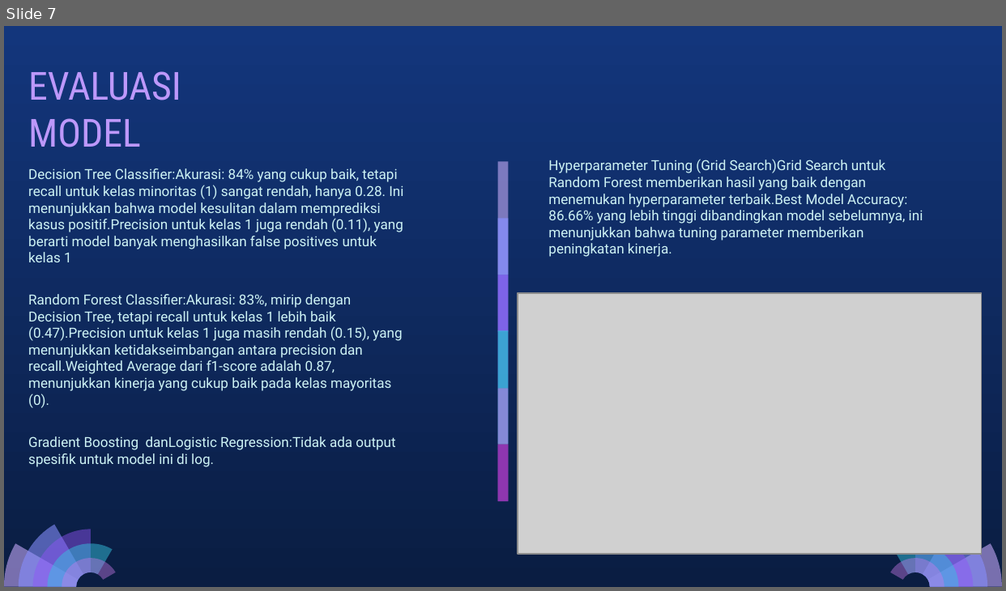
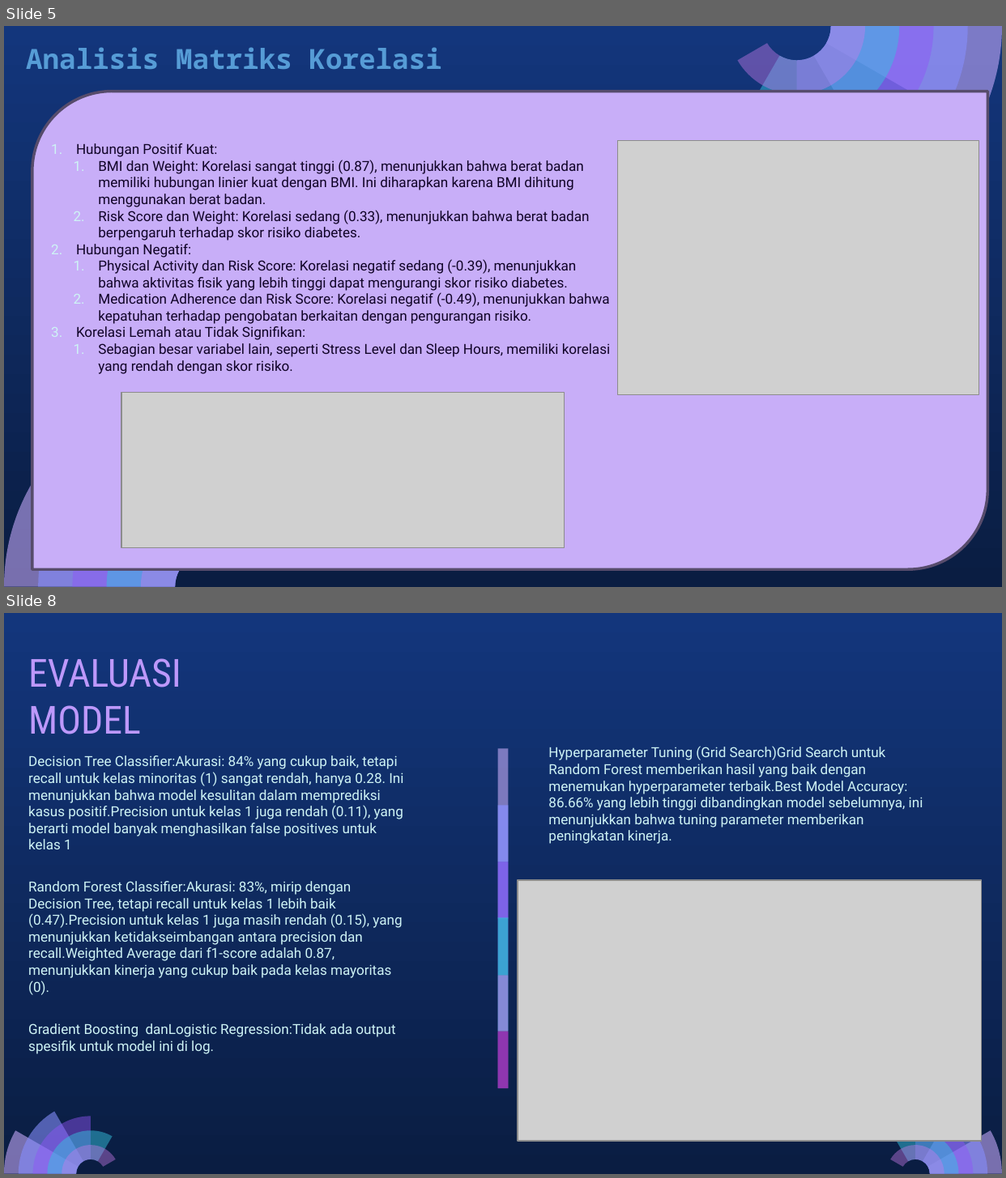
Before and after one commit to penoFahmi/Diabetes-Prediction, a slide deck: Diabetes Prediction.pptx. Shown one above the other, each under a label of ours: slide 7 before the commit, slides 5 and 8 after it; the slides between them are not shown. The pictures are 1006x591 and 1006x1178 pixels, drawn with LibreOffice and Linux fonts; fonts in the diff are those of the drawing; grey boxes stand for pictures. Boxes give left, top, right and bottom in pixels: in the first picture for what was removed or moved away, otherwise in the second. Text is boxed around its words. In the diff, an @@ line names an element or a change of style, - is before the commit and + after.

```diff
--- a/Diabetes Prediction.pptx
+++ b/Diabetes Prediction.pptx
@@ slide 5 added at [4,26,1002,587], background gradient #13367C to #0A1D42 @@
@@ text added at [26,47,442,69], 20 pt, text #569CD6, bold @@
+Analisis Matriks Korelasi
@@ group added at [738,26,1002,173]: 5 freeform shapes @@
@@ round diag rect added at [32,91,987,569], fill #C8AEF8, outline #584C6D 2 pt @@
@@ text added at [76,143,610,374], 10 pt, text #100327 @@
+1. Hubungan Positif Kuat:
+  1. BMI dan Weight: Korelasi sangat tinggi (0.87), menunjukkan bahwa berat badan memiliki hubungan linier kuat dengan BMI. Ini diharapkan karena BMI dihitung menggunakan berat badan.
+  2. Risk Score dan Weight: Korelasi sedang (0.33), menunjukkan bahwa berat badan berpengaruh terhadap skor risiko diabetes.
+2. Hubungan Negatif:
+  1. Physical Activity dan Risk Score: Korelasi negatif sedang (-0.39), menunjukkan bahwa aktivitas fisik yang lebih tinggi dapat mengurangi skor risiko diabetes.
+  2. Medication Adherence dan Risk Score: Korelasi negatif (-0.49), menunjukkan bahwa kepatuhan terhadap pengobatan berkaitan dengan pengurangan risiko.
+3. Korelasi Lemah atau Tidak Signifikan:
+  1. Sebagian besar variabel lain, seperti Stress Level dan Sleep Hours, memiliki korelasi yang rendah dengan skor risiko.
@@ picture added at [618,141,979,395] @@
@@ picture added at [121,393,565,549] @@
@@ group added at [4,439,268,587]: 5 freeform shapes @@
@@ what was slide 7 is now slide 8 @@
```
Also in this commit, not shown: 3 slides changed, 2 other slides added, 2 slides removed, 6 other files.
